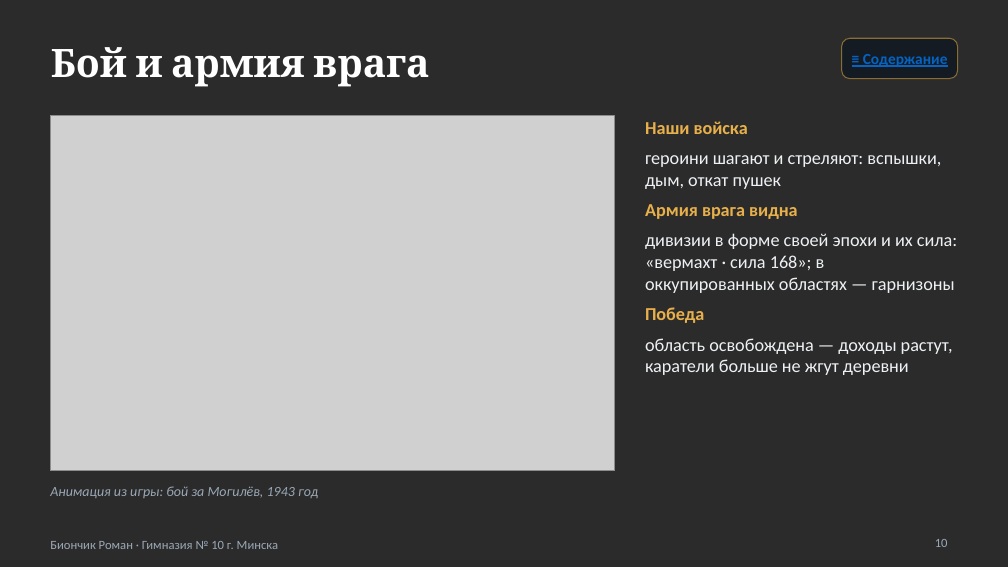
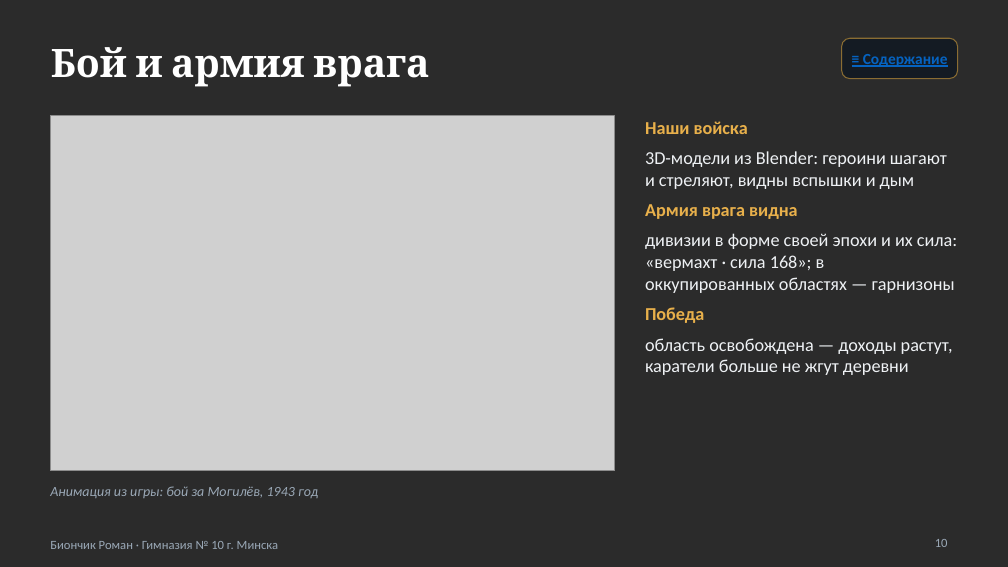
Before and after one commit to rteaminfo1-source/xy-, a slide deck: slide 10 of belarus-game/docs/Презентация - Судьба Республики Беларусь.pptx. Drawn at 1008x567 pixels with LibreOffice and Linux fonts; fonts in the diff are those of the drawing; grey boxes stand for pictures; background and template pictures are left out; a plain dark background stands for a picture behind light text. Boxes give left, top, right and bottom in pixels: in the first picture for what was removed or moved away, otherwise in the second. Text is boxed around its words. In the diff, an @@ line names an element or a change of style, - is before the commit and + after.

```diff
--- a/belarus-game/docs/Презентация - Судьба Республики Беларусь.pptx
+++ b/belarus-game/docs/Презентация - Судьба Республики Беларусь.pptx
@@ text at (645, 151, 947, 189): text changed @@
-героини шагают и стреляют: вспышки, дым, откат пушек
+3D-модели из Blender: героини шагают и стреляют, видны вспышки и дым
```
Also in this commit, not shown: 4 other slides changed, 3 other files.
